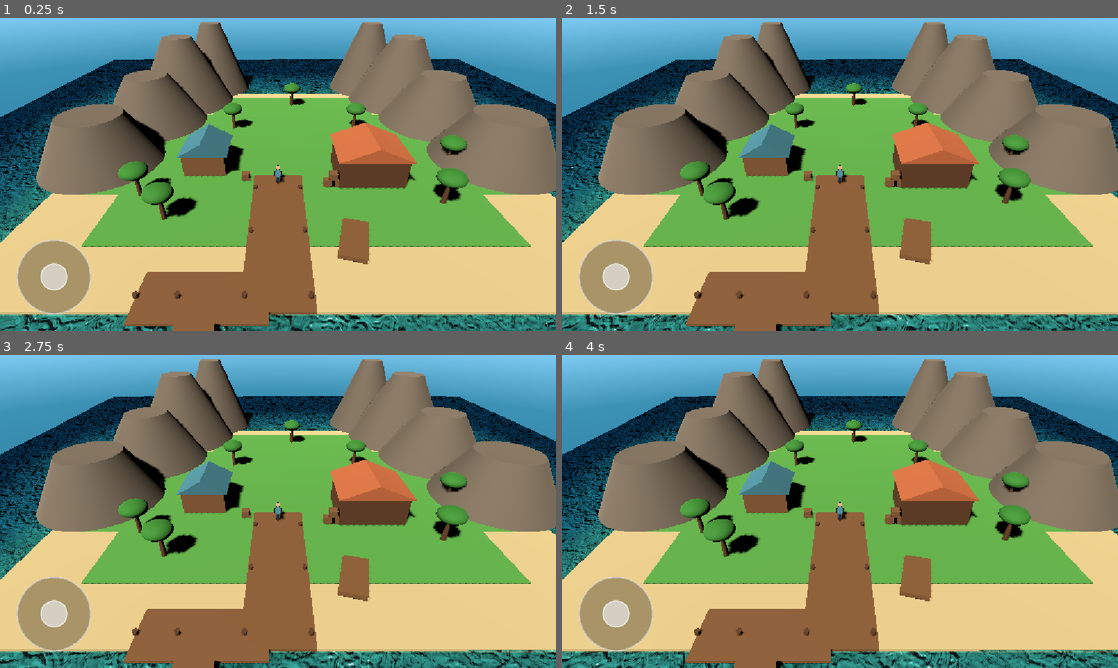
Above: before the commit, frames 1-4 (two rows, left to right).
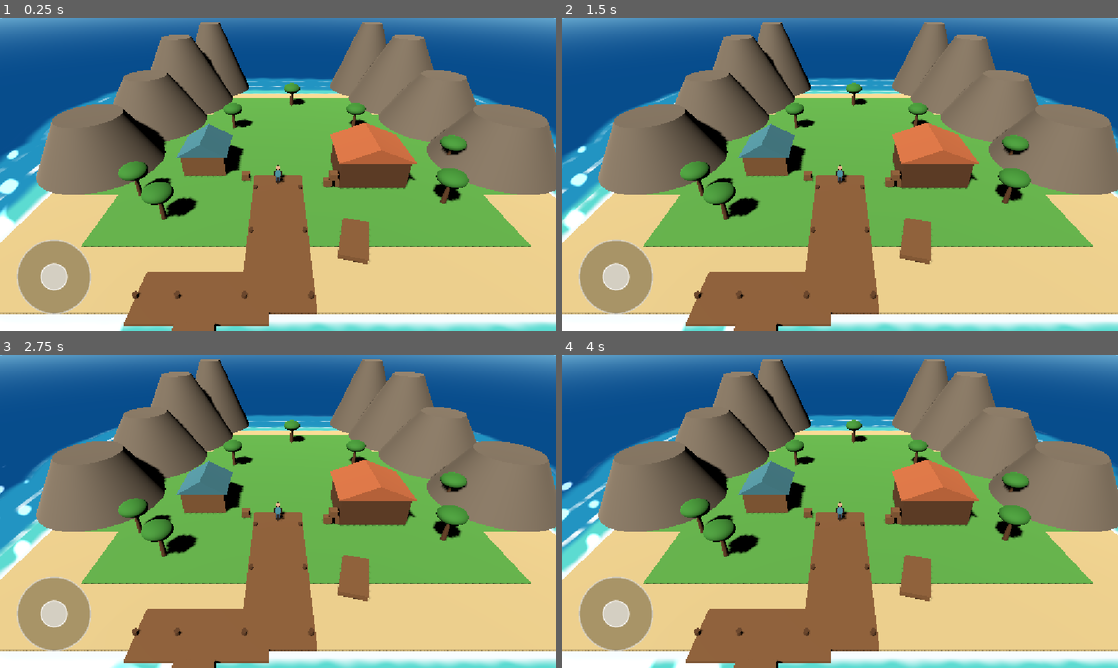
Above: after the commit, the same moments.

Repository: aohmn/GameDemo
Game: Godot game, scene res://scenes/boot/main.tscn
Two runs of this game, one before a commit and one after it. Both use one fixed random seed, a clock stepped at 60 frames per second and the inputs below.
Inputs (mouse positions are in pixels of both pictures, inside the frame that each line leads up to):
- Up to frame 1 (0.25 s): no input
- Up to frame 2 (1.5 s): move the mouse to (962, 158) at 0.52 s; click (962, 158) at 0.67 s; drag from (728, 190) to (812, 237) at 1.27 s
- Up to frame 3 (2.75 s): move the mouse to (333, 442) at 2.02 s; click (333, 442) at 2.17 s
- Up to frame 4 (4 s): drag from (812, 574) to (673, 464) at 2.77 s; move the mouse to (1006, 558) at 3.52 s; click (1006, 558) at 3.67 s

The runs differ from the first frame. In frame 1, 26% of the frame differs, in the area x 0-100%, y 0-100%; in frame 2, 26%; in frame 3, 26%; in frame 4, 26%.

Commit message:
fix: viet lai water shader cartoon nhe, mat nuoc 600m mo dan ve chan troi

Diff:
--- a/maps/harbor_island/builders/terrain_builder.gd
+++ b/maps/harbor_island/builders/terrain_builder.gd
@@ -35,9 +35,9 @@
 
 static func _make_ocean(root_node: Node3D) -> void:
 	var water_mesh := PlaneMesh.new()
-	water_mesh.size = Vector2(80.0, 80.0)
-	water_mesh.subdivide_width = 64
-	water_mesh.subdivide_depth = 64
+	water_mesh.size = Vector2(600.0, 600.0)
+	water_mesh.subdivide_width = 0
+	water_mesh.subdivide_depth = 0
 
 	var water_mat := ShaderMaterial.new()
 	water_mat.shader = WATER_SHADER
--- a/maps/harbor_island/water.gdshader
+++ b/maps/harbor_island/water.gdshader
@@ -1,173 +1,101 @@
 shader_type spatial;
-render_mode cull_back, depth_draw_always, diffuse_burley, specular_schlick_ggx;
+render_mode unshaded, cull_back, depth_draw_opaque;
 
-// 1. Bảng màu đại dương nhiệt đới chân thực
-uniform vec4 water_shallow : source_color = vec4(0.24, 0.82, 0.80, 0.72);
-uniform vec4 water_mid : source_color = vec4(0.10, 0.48, 0.68, 0.88);
-uniform vec4 water_deep : source_color = vec4(0.03, 0.16, 0.38, 0.98);
-uniform vec4 foam_color : source_color = vec4(0.96, 0.98, 1.0, 0.90);
-uniform vec4 sun_specular_color : source_color = vec4(1.0, 0.96, 0.88, 1.0);
+// Nước cartoon nhẹ cho Android: không texture, không domain warping, 2 lần noise mỗi điểm ảnh.
+// Dải màu theo khoảng cách bờ, bọt sát bờ, vòng bọt chạy vào bờ, lấp lánh mặt trời,
+// và mờ dần về màu chân trời để không lộ mép mặt phẳng nước.
 
-// Hướng ánh sáng mặt trời khớp với TropicalSun trong map (rotation -50, -35)
-uniform vec3 sun_dir = vec3(0.46, 0.77, 0.44);
+uniform vec4 water_shallow : source_color = vec4(0.36, 0.86, 0.82, 1.0);
+uniform vec4 water_mid : source_color = vec4(0.14, 0.58, 0.76, 1.0);
+uniform vec4 water_deep : source_color = vec4(0.05, 0.30, 0.55, 1.0);
+uniform vec4 foam_color : source_color = vec4(0.97, 0.99, 1.0, 1.0);
+// Gần màu SkyDome ngay dưới đường chân trời (mix horizon/ground khoảng 30%).
+uniform vec4 far_color : source_color = vec4(0.44, 0.70, 0.84, 1.0);
+// Hướng TỚI mặt trời; mặc định khớp sun_direction của SkyDome.
+uniform vec3 sun_dir = vec3(-0.55, 0.72, -0.42);
+uniform float wave_speed = 0.5;
+uniform float fade_start = 70.0;
+uniform float fade_end = 240.0;
 
-// 2. Tham số thời gian và sóng
-uniform float wave_speed = 0.55;
+// Hình học bờ biển: PHẢI khớp TerrainBuilder (bãi cát, hai khối núi, cầu tàu).
+uniform vec2 beach_center = vec2(0.0, 4.0);
+uniform vec2 beach_half = vec2(16.5, 13.5);
+uniform float beach_round = 5.5;
+uniform vec2 cliff_west = vec2(-17.0, -5.0);
+uniform vec2 cliff_east = vec2(17.0, -5.0);
+uniform float cliff_radius = 6.5;
+uniform vec2 pier_center = vec2(-2.0, 16.5);
+uniform vec2 pier_half = vec2(2.5, 6.5);
 
-varying vec3 v_world_pos;
-varying vec3 v_normal;
+varying vec3 v_world;
 
-// Các hàm Noise procedural không texture: Hash, Gradient Noise và Domain Warping
 vec2 hash2(vec2 p) {
-    p = vec2(dot(p, vec2(127.1, 311.7)), dot(p, vec2(269.5, 183.3)));
-    return -1.0 + 2.0 * fract(sin(p) * 43758.5453123);
+    // Hash không dùng sin(): ổn định trên GPU di động.
+    vec3 p3 = fract(vec3(p.xyx) * vec3(0.1031, 0.1030, 0.0973));
+    p3 += dot(p3, p3.yzx + 33.33);
+    return fract((p3.xx + p3.yz) * p3.zy) * 2.0 - 1.0;
 }
 
 float gnoise(vec2 p) {
     vec2 i = floor(p);
     vec2 f = fract(p);
     vec2 u = f * f * (3.0 - 2.0 * f);
-
     return mix(
-        mix(dot(hash2(i + vec2(0.0, 0.0)), f - vec2(0.0, 0.0)),
-            dot(hash2(i + vec2(1.0, 0.0)), f - vec2(1.0, 0.0)), u.x),
-        mix(dot(hash2(i + vec2(0.0, 1.0)), f - vec2(0.0, 1.0)),
-            dot(hash2(i + vec2(1.0, 1.0)), f - vec2(1.0, 1.0)), u.x),
-        u.y
-    );
+        mix(dot(hash2(i), f), dot(hash2(i + vec2(1.0, 0.0)), f - vec2(1.0, 0.0)), u.x),
+        mix(dot(hash2(i + vec2(0.0, 1.0)), f - vec2(0.0, 1.0)), dot(hash2(i + vec2(1.0, 1.0)), f - vec2(1.0, 1.0)), u.x),
+        u.y);
 }
 
-// FBM 4 bát độ (octaves) cho mặt sóng biến thiên tự nhiên
-float fbm4(vec2 p) {
-    float v = 0.0;
-    float a = 0.5;
-    mat2 rot = mat2(vec2(0.80, 0.60), vec2(-0.60, 0.80));
-    for (int i = 0; i < 4; i++) {
-        v += a * gnoise(p);
-        p = rot * p * 2.02;
-        a *= 0.5;
-    }
-    return v;
-}
-
-// Domain-warped Noise phá vỡ mọi pattern tuần hoàn
-float warped_noise(vec2 p, float time_val) {
-    vec2 q = vec2(
-        fbm4(p + vec2(0.0, 0.0) + vec2(time_val * 0.15, time_val * 0.08)),
-        fbm4(p + vec2(5.2, 1.3) + vec2(-time_val * 0.11, time_val * 0.13))
-    );
-
-    vec2 r = vec2(
-        fbm4(p + 3.8 * q + vec2(1.7, 9.2) + vec2(time_val * 0.06, -time_val * 0.09)),
-        fbm4(p + 3.8 * q + vec2(8.3, 2.8) + vec2(-time_val * 0.07, time_val * 0.05))
-    );
-
-    return fbm4(p + 3.5 * r);
-}
-
-// Hàm tính SDF hình học bờ biển thực tế của map:
-// - Bãi cát đảo: Hình hộp bo góc (round box) tâm (0, 4), nửa kích thước (22, 19), bo góc R=5.5
-// - Núi đá che chắn vịnh hai bên: 2 khối trụ tâm (-18, -4) và (18, -4)
-// - Cầu tàu bến cảng: hộp (x: -2, z: 16.5)
 float sd_box(vec2 p, vec2 b) {
     vec2 d = abs(p) - b;
     return length(max(d, vec2(0.0))) + min(max(d.x, d.y), 0.0);
 }
 
-float get_coastline_dist(vec2 p) {
-    // 1. Khoảng cách tới bãi cát đảo chính (bo tròn tự nhiên)
-    float d_beach = sd_box(p - vec2(0.0, 4.0), vec2(16.5, 13.5)) - 5.5;
-
-    // 2. Núi đá phía Tây và phía Đông tạo sườn bờ đá
-    float d_cliff_w = length(p - vec2(-17.0, -5.0)) - 6.5;
-    float d_cliff_e = length(p - vec2(17.0, -5.0)) - 6.5;
-
-    // 3. Cầu tàu gỗ vươn ra biển
-    float d_pier = sd_box(p - vec2(-2.0, 16.5), vec2(2.5, 6.5));
-
-    float d_coast = min(d_beach, min(d_cliff_w, d_cliff_e));
-    d_coast = min(d_coast, d_pier);
-
-    return d_coast;
+float coast_dist(vec2 p) {
+    float d = sd_box(p - beach_center, beach_half) - beach_round;
+    d = min(d, length(p - cliff_west) - cliff_radius);
+    d = min(d, length(p - cliff_east) - cliff_radius);
+    return min(d, sd_box(p - pier_center, pier_half));
 }
 
-// Đỉnh vertex: sóng nhấp nhô đa hướng, triệt tiêu sọc thẳng
 void vertex() {
-    v_world_pos = (MODEL_MATRIX * vec4(VERTEX, 1.0)).xyz;
-    vec2 p = v_world_pos.xz;
-    float t = TIME * wave_speed;
-
-    // Sóng cơ sở nhấp nhô mềm
-    float s1 = sin(p.x * 0.22 + p.y * 0.16 + t * 0.85);
-    float s2 = cos(-p.x * 0.18 + p.y * 0.27 + t * 0.63);
-    float s3 = sin(p.x * 0.35 - p.y * 0.21 + t * 1.12);
-
-    float wave_height = (s1 * 0.022 + s2 * 0.017 + s3 * 0.011);
-
-    VERTEX.y += wave_height;
-    v_normal = NORMAL;
+    v_world = (MODEL_MATRIX * vec4(VERTEX, 1.0)).xyz;
 }
 
 void fragment() {
-    vec2 p = v_world_pos.xz;
+    vec2 p = v_world.xz;
     float t = TIME * wave_speed;
+    float coast = coast_dist(p);
 
-    // 1. Độ sâu biển dựa trên hình học bờ biển thực tế
-    float coast_dist = get_coastline_dist(p);
+    float n1 = gnoise(p * 0.35 + vec2(t * 0.20, -t * 0.12));
+    float n2 = gnoise(p * 0.90 + vec2(-t * 0.30, t * 0.22) + 7.3);
 
-    // Chuyển màu nước 3 tầng: Nông sát bờ -> Vùng chuyển tiếp -> Biển sâu
-    float depth_trans = clamp(coast_dist / 14.0, 0.0, 1.0);
-    vec4 water_color;
-    if (depth_trans < 0.35) {
-        float f = depth_trans / 0.35;
-        water_color = mix(water_shallow, water_mid, smoothstep(0.0, 1.0, f));
-    } else {
-        float f = (depth_trans - 0.35) / 0.65;
-        water_color = mix(water_mid, water_deep, smoothstep(0.0, 1.0, f));
-    }
+    // Dải màu độ sâu: nông, vừa, sâu (viền mềm, hơi lượn theo nhiễu).
+    float d = coast / 20.0 + n1 * 0.05;
+    vec3 col = water_shallow.rgb;
+    col = mix(col, water_mid.rgb, smoothstep(0.10, 0.16, d));
+    col = mix(col, water_deep.rgb, smoothstep(0.42, 0.50, d));
 
-    // 2. Hệ pháp tuyến sóng đa thang (Multi-scale Normal) bằng Domain-Warped Noise
-    float e = 0.15;
-    float h_c = warped_noise(p * 0.48, t * 1.1);
-    float h_x = warped_noise((p + vec2(e, 0.0)) * 0.48, t * 1.1);
-    float h_z = warped_noise((p + vec2(0.0, e)) * 0.48, t * 1.1);
+    // Bọt sát bờ và các vòng bọt chạy vào bờ.
+    float edge_foam = 1.0 - smoothstep(0.35, 1.0 + n2 * 0.5, coast);
+    float ring = smoothstep(0.88, 0.96, 0.5 + 0.5 * sin((coast * 0.30 - t * 0.35) * 6.28318));
+    ring *= (1.0 - smoothstep(4.0, 11.0, coast)) * smoothstep(1.2, 2.0, coast);
+    ring *= smoothstep(-0.2, 0.25, n1 + n2 * 0.5);
+    float foam = clamp(edge_foam + ring, 0.0, 1.0);
+    col = mix(col, foam_color.rgb, foam);
 
-    vec3 n_fbm = vec3((h_c - h_x) / e, 1.0, (h_c - h_z) / e);
+    // Lấp lánh mặt trời (cel): pháp tuyến giả từ vài sóng sin.
+    float a = p.x * 0.9 + p.y * 0.6 + t * 1.3;
+    float b = p.x * 1.7 - p.y * 1.1 - t * 1.9;
+    vec3 n = normalize(vec3(cos(a) * 0.07 + cos(b) * 0.04, 1.0, cos(a * 0.8 + 1.0) * 0.06 + cos(b * 1.2) * 0.04));
+    vec3 view = normalize(CAMERA_POSITION_WORLD - v_world);
+    vec3 h = normalize(view + normalize(sun_dir));
+    float spec = pow(max(dot(n, h), 0.0), 90.0);
+    col += vec3(1.0, 0.96, 0.85) * smoothstep(0.35, 0.5, spec) * (1.0 - foam) * 0.7;
 
-    // Gợn sóng lăn tăn vi mô (capillary ripples) tần số cao
-    float micro1 = sin(p.x * 1.8 + p.y * 1.2 + t * 2.2);
-    float micro2 = cos(-p.x * 1.4 + p.y * 2.1 - t * 1.8);
-    vec3 n_micro = vec3(micro1 * 0.04, 1.0, micro2 * 0.04);
+    // Mờ dần về màu chân trời để không thấy mép mặt phẳng nước.
+    float dist = length(v_world.xz - CAMERA_POSITION_WORLD.xz);
+    col = mix(col, far_color.rgb, smoothstep(fade_start, fade_end, dist));
 
-    vec3 surf_normal = normalize(n_fbm * 0.5 + n_micro * 0.5);
-    NORMAL = surf_normal;
-
-    // 3. Bọt biển hữu cơ bám theo đường bờ thực tế
-    float foam_band = 1.0 - smoothstep(0.0, 1.6, abs(coast_dist - 0.4));
-    float foam_noise = warped_noise(p * 0.85 + vec2(t * 0.25, -t * 0.18), t * 0.5);
-    float foam_mask = foam_band * smoothstep(0.12, 0.45, foam_noise);
-
-    // 4. Quang học bề mặt: Fresnel, phản chiếu mặt trời và bầu trời
-    vec3 view_dir = normalize(VIEW);
-    float fresnel = pow(1.0 - max(dot(view_dir, NORMAL), 0.0), 4.5);
-
-    // Specular mặt trời thực tế (Blinn-Phong)
-    vec3 light_dir = normalize(sun_dir);
-    vec3 half_v = normalize(view_dir + light_dir);
-    float n_dot_h = max(dot(NORMAL, half_v), 0.0);
-    float sun_spec = pow(n_dot_h, 128.0) * 1.2;
-    float sun_glint = pow(n_dot_h, 512.0) * 2.5;
-
-    // Hòa trộn màu bề mặt và bọt biển mềm
-    vec3 albedo_base = mix(water_color.rgb, foam_color.rgb, foam_mask * 0.65);
-    // Tán xạ ánh sáng xanh ngọc ở sườn sóng
-    albedo_base += water_shallow.rgb * (fresnel * 0.22);
-    // Điểm nhấn lấp lánh phản chiếu mặt trời
-    albedo_base += sun_specular_color.rgb * (sun_spec + sun_glint);
-
-    ALBEDO = albedo_base;
-    ROUGHNESS = mix(0.06, 0.35, foam_mask);
-    METALLIC = 0.02;
-    SPECULAR = 0.85;
-    ALPHA = mix(water_color.a, foam_color.a, foam_mask);
+    ALBEDO = col;
 }
Not shown, changed: CHANGELOG.md
